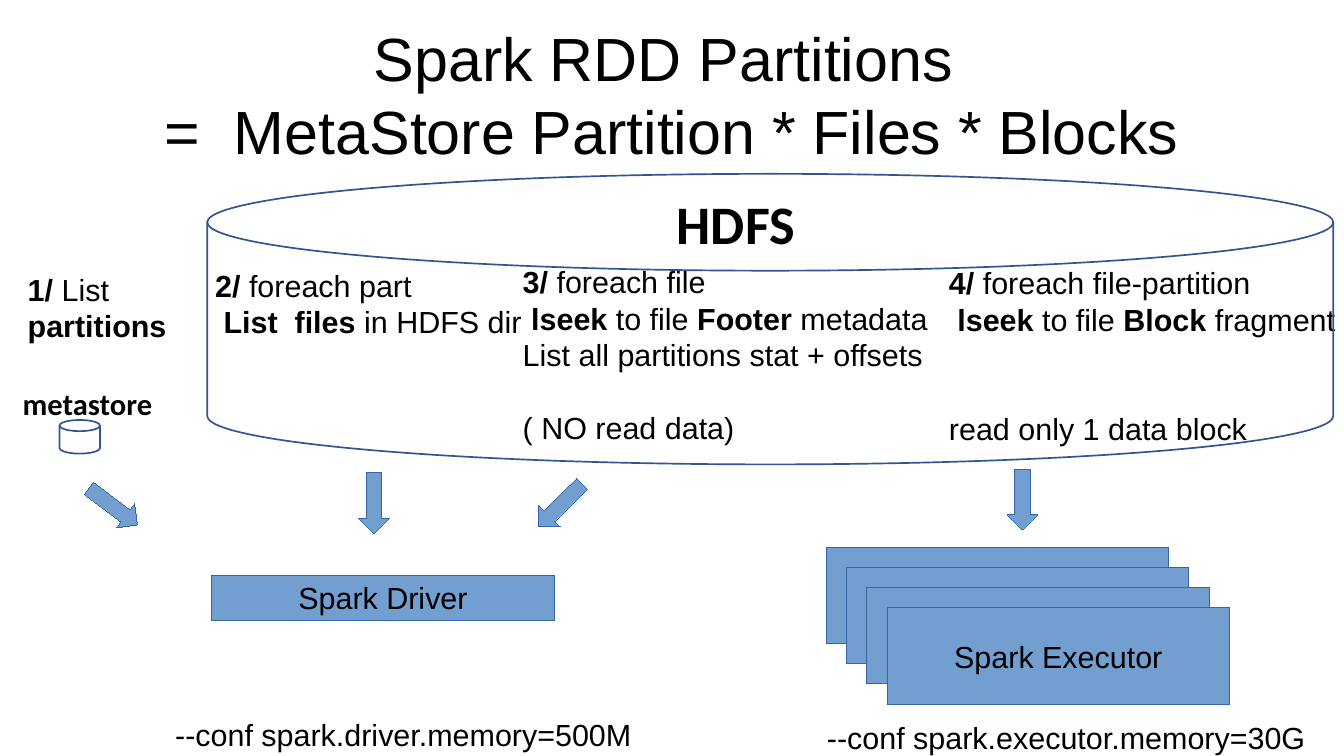
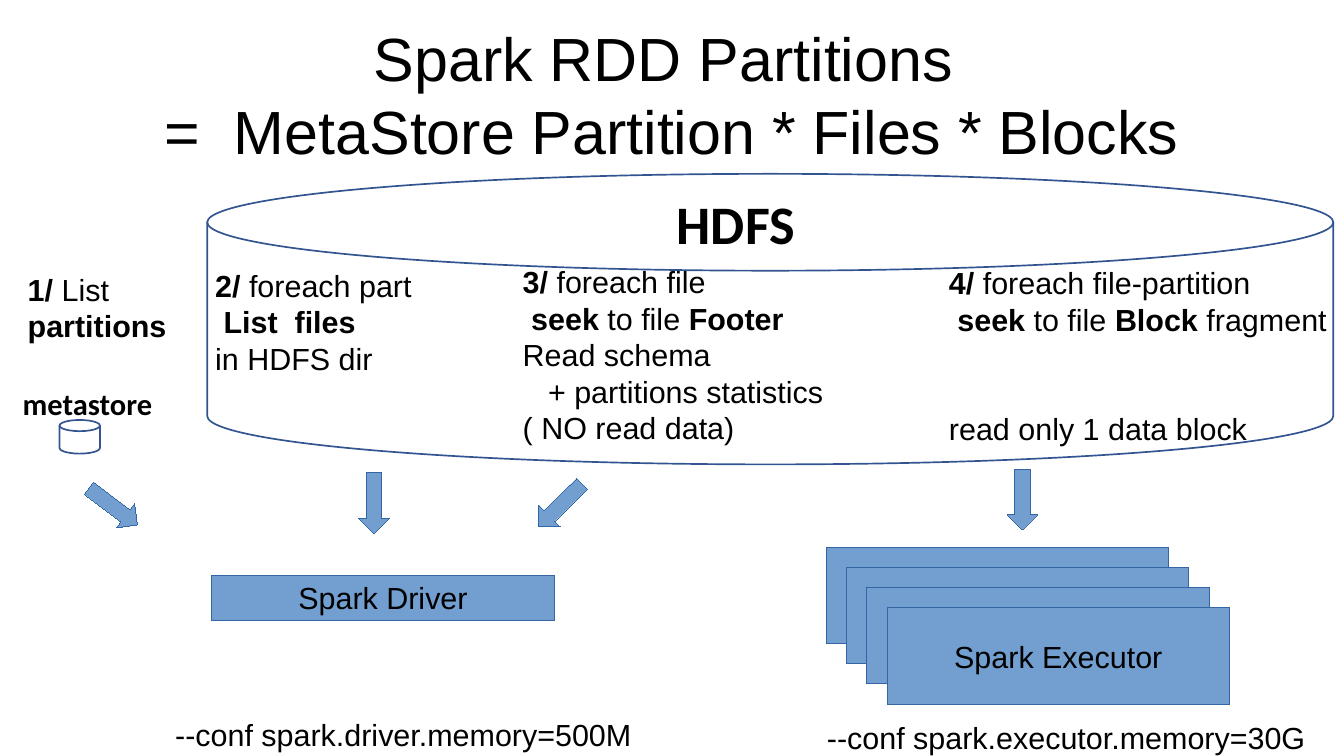
Before and after one commit to Arnaud-Nauwynck/presentations, a slide deck: slide 26 of pres-bigdata/BigData-4-hadoop-parquet-spark.pptx (slide 25 before the commit). Drawn at 1344x756 pixels with LibreOffice and Linux fonts; fonts in the diff are those of the drawing. Boxes give left, top, right and bottom in pixels: in the first picture for what was removed or moved away, otherwise in the second. Text is boxed around its words. In the diff, an @@ line names an element or a change of style, - is before the commit and + after.

```diff
--- a/pres-bigdata/BigData-4-hadoop-parquet-spark.pptx
+++ b/pres-bigdata/BigData-4-hadoop-parquet-spark.pptx
@@ text "2/ foreach part" rewrapped from <box>215,275,522,334</box> to <box>215,275,411,371</box> @@
@@ text at <box>523,308,823,445</box>: text changed @@
-lseek to file Footer metadata
-List all partitions stat + offsets
-( NO read data)
+seek to file Footer
+Read schema
++ partitions statistics
+( NO read data)
@@ text at <box>957,309,1326,337</box>: text changed @@
-lseek to file Block fragment
+seek to file Block fragment
```
Also in this commit, not shown: 7 other slides changed, 17 slides added, 1 other file.
